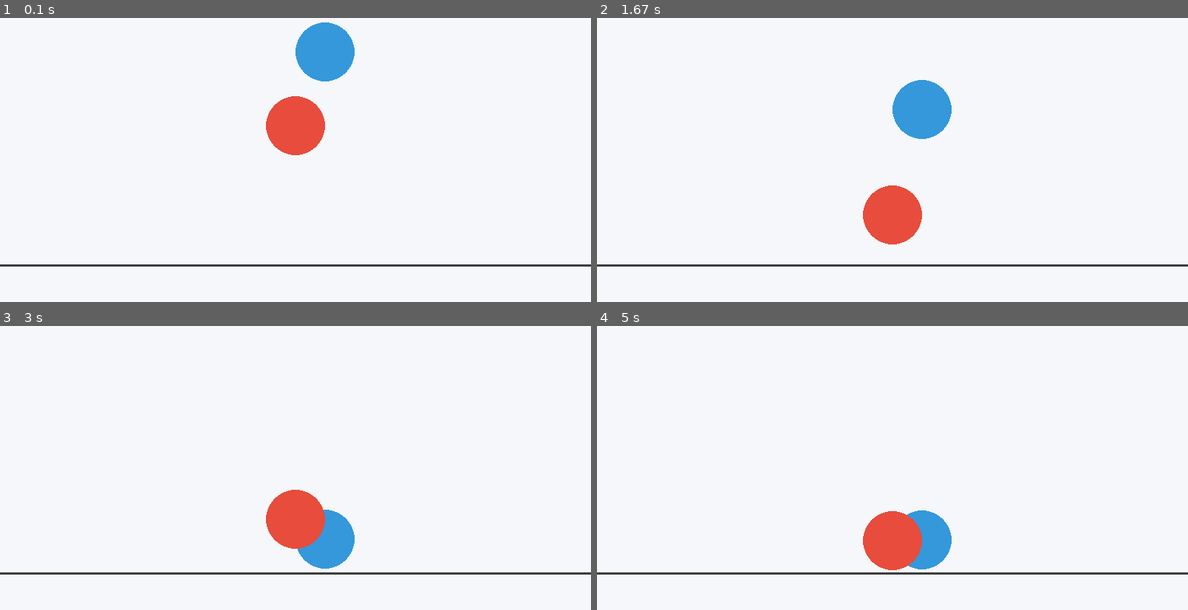
Above: before the commit, frames 1-4 (two rows, left to right).
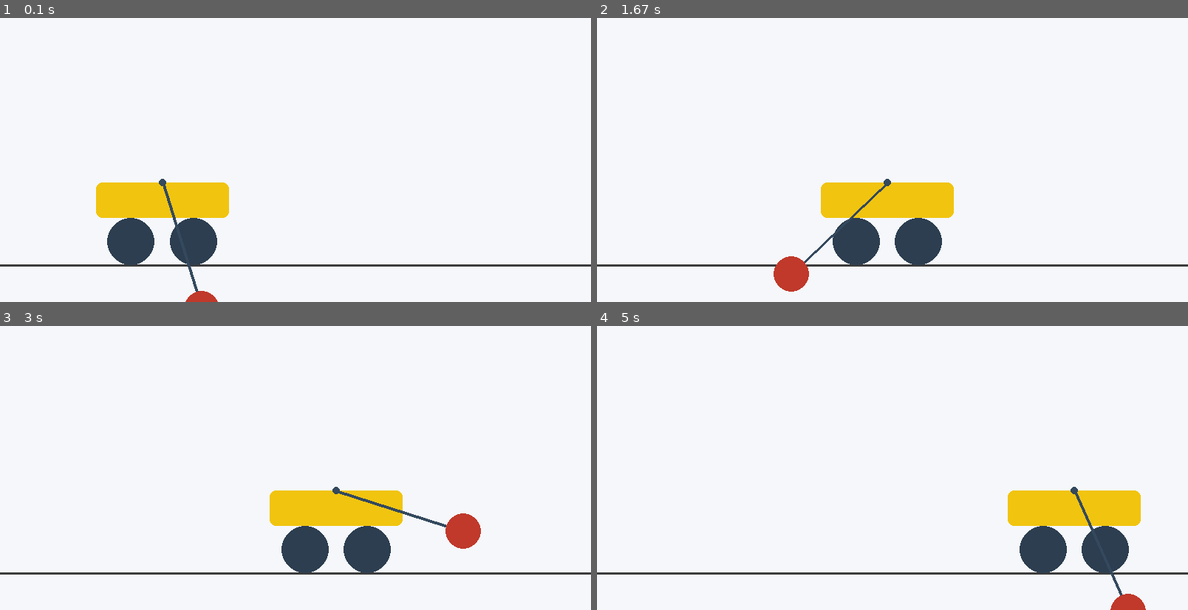
Above: after the commit, the same moments.

Repository: RB200/pendulum
Game: pygame game, started from main.py
The game is run twice, just before and just after one commit, with the same random seed, the same clock (stepped at 60 frames per second) and the same inputs.
Inputs:
- Up to frame 1 (0.1 s): no input
- Up to frame 2 (1.67 s): hold H 0.33-0.8 s; hold Right 0.33-0.8 s; tap Space at 0.83 s
- Up to frame 3 (3 s): hold Space 2.17-2.7 s; hold A 2.17-2.7 s; hold Left from 2.73 s (still down)
- Up to frame 4 (5 s): release Left at 3.27 s; hold A 3.3-3.7 s; hold Right 3.73-4.37 s; hold A 4.4-4.87 s; hold Right from 4.9 s (still down)

The runs differ from the first frame. In frame 1, 8.3% of the frame differs, in the area x 16-60%, y 1-100%; in frame 2, 7.5%; in frame 3, 6.3%; in frame 4, 7.8%.

Commit message:
added proper pendulum and cart physics, now to implement control system - known issue: cart goes off screen partially

Diff:
--- a/engine.py
+++ b/engine.py
@@ -11,7 +11,30 @@
     def step(self):
         for obj in self.objs:
             dt = self.dt
-            floor_y = obj.radius
+            floor_y = getattr(obj, "collision_radius", getattr(obj, "radius", 0.0))
+            g = abs(self.gravity)
+
+            if hasattr(obj, "theta"):
+                cart_xdd = getattr(obj.cart, "xdd", 0.0)
+                theta_dd = (
+                    -(g / obj.length) * math.sin(obj.theta)
+                    - (cart_xdd / obj.length) * math.cos(obj.theta)
+                )
+                obj.theta_d += theta_dd * dt
+                obj.theta += obj.theta_d * dt
+                obj.refresh_geometry()
+                continue
+
+            if hasattr(obj, "refresh_geometry"):
+                obj.refresh_geometry()
+                continue
+
+            if getattr(obj, "fixed_y", False):
+                obj.x = obj.x + obj.xd * dt + 0.5 * obj.xdd * dt * dt
+                obj.xd = obj.xd + obj.xdd * dt
+                obj.clamp_to_track()
+                continue
+
 
             # Save state at beginning of step
             x0 = obj.x
@@ -96,6 +119,10 @@
 
 
     def add_object(self, obj):
+        if hasattr(obj, "refresh_geometry"):
+            obj.refresh_geometry()
+        if getattr(obj, "fixed_y", False):
+            obj.clamp_to_track()
         self.objs.append(obj)
 
     def reset(self):
--- a/main.py
+++ b/main.py
@@ -1,5 +1,7 @@
 import engine
 import ball
+import cart
+import pendulum
 import pygame
 from pygame_wrapper import PygameWrapper
 
@@ -10,21 +12,22 @@
 yd = 0
 xdd = 0
 ydd = 0
+cart_acceleration = 3.5
 
-e = engine.Engine() # initial state passed to engine
+e = engine.Engine()
 
-bs1 = ball.BallState(0.1, 0.75, 0, 0, 0, 0)
-ball1 = ball.Ball(bs1, radius)
+cart_state = cart.CartState(-0.45, 0.08, 0, 0, 0, 0)
+cart1 = cart.Cart(cart_state, width=0.45, height=0.12, wheel_radius=0.08)
+pendulum_state = pendulum.PendulumState(0.35, 0.0)
+pendulum1 = pendulum.Pendulum(pendulum_state, cart1, length=0.45, bob_radius=0.06)
 
-bs2 = ball.BallState(x, y, xd, yd, xdd, ydd)
-ball2 = ball.Ball(bs2, radius)
-
-e.add_object(ball1)
-e.add_object(ball2)
+e.add_object(cart1)
+e.add_object(pendulum1)
 
 renderer = PygameWrapper()
 
 running = True
+paused = False
 while running:
     for event in pygame.event.get():
         if event.type == pygame.QUIT:
@@ -34,8 +37,22 @@
                 e.reset()
             elif event.key == pygame.K_h:
                 e.reset_heights()
+            elif event.key == pygame.K_SPACE:
+                paused = not paused
+            elif event.key == pygame.K_s:
+                cart1.xd = 0.0
+                cart1.xdd = 0.0
 
-    e.step()
+    keys = pygame.key.get_pressed()
+    if keys[pygame.K_LEFT] or keys[pygame.K_a]:
+        cart1.xdd = -cart_acceleration
+    elif keys[pygame.K_RIGHT] or keys[pygame.K_d]:
+        cart1.xdd = cart_acceleration
+    else:
+        cart1.xdd = 0.0
+
+    if not paused:
+        e.step()
     renderer.draw(e.objs)
     renderer.tick()
 
--- a/pygame_wrapper.py
+++ b/pygame_wrapper.py
@@ -19,13 +19,65 @@
             (46, 204, 113),
             (155, 89, 182),
         ]
+        self.cart_body_color = (241, 196, 15)
+        self.cart_wheel_color = (44, 62, 80)
+        self.pendulum_rod_color = (52, 73, 94)
+        self.pendulum_bob_color = (192, 57, 43)
 
     def world_to_screen(self, x, y):
         screen_x = int(x * self.pixels_per_unit + self.width / 2)
         screen_y = int(self.height - (y * self.pixels_per_unit + 50))
         return screen_x, screen_y
 
-    def draw(self, balls):
+    def draw_ball(self, ball, index):
+        center = self.world_to_screen(ball.x, ball.y)
+        radius = max(1, int(ball.radius * self.pixels_per_unit))
+        color = self.ball_colors[index % len(self.ball_colors)]
+        pygame.draw.circle(self.screen, color, center, radius)
+
+    def draw_cart(self, cart):
+        wheel_offset = cart.width / 2 - cart.wheel_radius * 1.5
+        left_wheel_center = self.world_to_screen(
+            cart.x - wheel_offset,
+            cart.y,
+        )
+        right_wheel_center = self.world_to_screen(
+            cart.x + wheel_offset,
+            cart.y,
+        )
+        wheel_radius_px = max(1, int(cart.wheel_radius * self.pixels_per_unit))
+
+        pygame.draw.circle(
+            self.screen,
+            self.cart_wheel_color,
+            left_wheel_center,
+            wheel_radius_px,
+        )
+        pygame.draw.circle(
+            self.screen,
+            self.cart_wheel_color,
+            right_wheel_center,
+            wheel_radius_px,
+        )
+
+        body_width_px = int(cart.width * self.pixels_per_unit)
+        body_height_px = int(cart.height * self.pixels_per_unit)
+        body_center_y = cart.y + cart.wheel_radius + cart.height / 2
+        body_center = self.world_to_screen(cart.x, body_center_y)
+        body_rect = pygame.Rect(0, 0, body_width_px, body_height_px)
+        body_rect.center = body_center
+        pygame.draw.rect(self.screen, self.cart_body_color, body_rect, border_radius=8)
+
+    def draw_pendulum(self, pendulum):
+        pivot = self.world_to_screen(pendulum.pivot_x, pendulum.pivot_y)
+        bob = self.world_to_screen(pendulum.x, pendulum.y)
+        bob_radius_px = max(1, int(pendulum.bob_radius * self.pixels_per_unit))
+
+        pygame.draw.line(self.screen, self.pendulum_rod_color, pivot, bob, 4)
+        pygame.draw.circle(self.screen, self.pendulum_bob_color, bob, bob_radius_px)
+        pygame.draw.circle(self.screen, self.pendulum_rod_color, pivot, 5)
+
+    def draw(self, objs):
         self.screen.fill(self.background_color)
 
         ground_y = self.world_to_screen(0, 0)[1]
@@ -37,11 +89,13 @@
             3,
         )
 
-        for index, ball in enumerate(balls):
-            center = self.world_to_screen(ball.x, ball.y)
-            radius = max(1, int(ball.radius * self.pixels_per_unit))
-            color = self.ball_colors[index % len(self.ball_colors)]
-            pygame.draw.circle(self.screen, color, center, radius)
+        for index, obj in enumerate(objs):
+            if hasattr(obj, "bob_radius"):
+                self.draw_pendulum(obj)
+            elif hasattr(obj, "wheel_radius"):
+                self.draw_cart(obj)
+            elif hasattr(obj, "radius"):
+                self.draw_ball(obj, index)
 
         pygame.display.flip()
 
